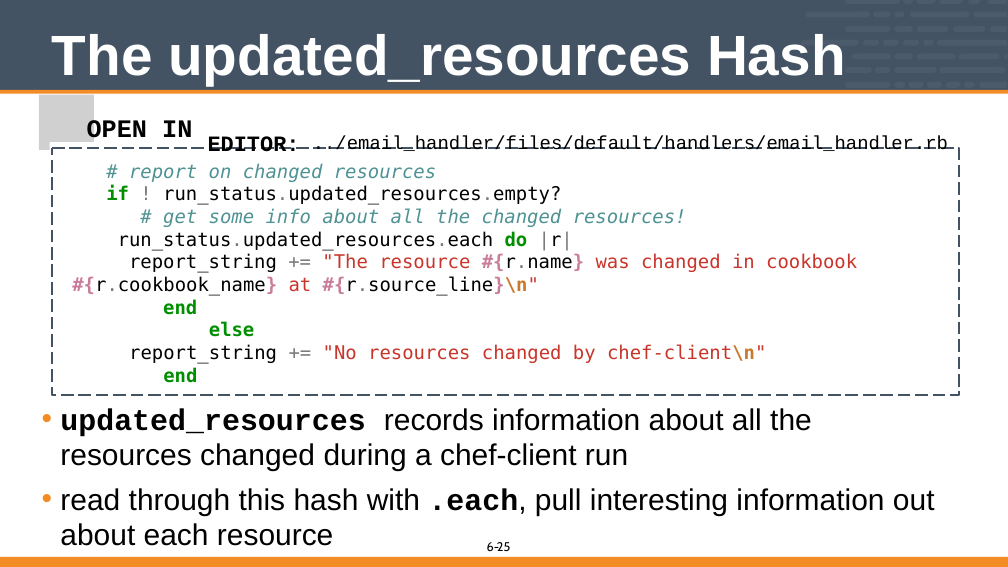
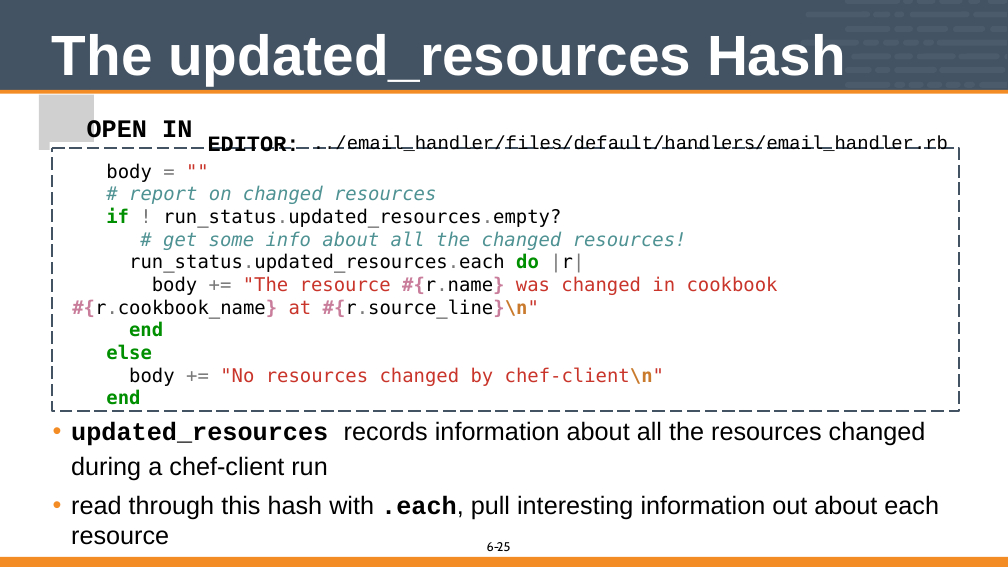
Before and after one commit to vinyar/chef-intermediate, a slide deck: slide 25 of Modules/06-implementing_chef_handlers.pptx. Drawn at 1008x567 pixels with LibreOffice and Linux fonts; fonts in the diff are those of the drawing; grey boxes stand for pictures. Boxes give left, top, right and bottom in pixels: in the first picture for what was removed or moved away, otherwise in the second. Text is boxed around its words. In the diff, an @@ line names an element or a change of style, - is before the commit and + after.

Commit message:
Updated Implementing Chef Handlers (Module 6)
* Updated the code formatting
* Moved the source code to review after the problem/success statement

```diff
--- a/Modules/06-implementing_chef_handlers.pptx
+++ b/Modules/06-implementing_chef_handlers.pptx
@@ freeform shape "body = """: place and size @@
-freeform shape "body = """ at (50, 142, 957, 382)
+freeform shape "body = """ at (50, 142, 957, 406)
@@ freeform shape: place and size @@
-freeform shape at (52, 148, 959, 395)
+freeform shape at (52, 148, 959, 411)
@@ text in freeform shape at (106, 163, 152, 182): paragraph added @@
+body = ""
@@ text in freeform shape at (152, 276, 778, 295): text changed @@
-report_string += "The resource #{r.name} was changed in cookbook
+body += "The resource #{r.name} was changed in cookbook
@@ text in freeform shape at (129, 367, 664, 386): text changed @@
-report_string += "No resources changed by chef-client\n"
+body += "No resources changed by chef-client\n"
@@ text "updated_resources records information about all ...": place and size @@
-text "updated_resources records information about all ..." at (60, 408, 935, 546)
+text "updated_resources records information about all ..." at (71, 421, 939, 545)
@@ text "updated_resources records information about all ..." at (71, 421, 939, 545): size 38 to 32 pt @@
```
Also in this commit, not shown: 2 other slides changed.
